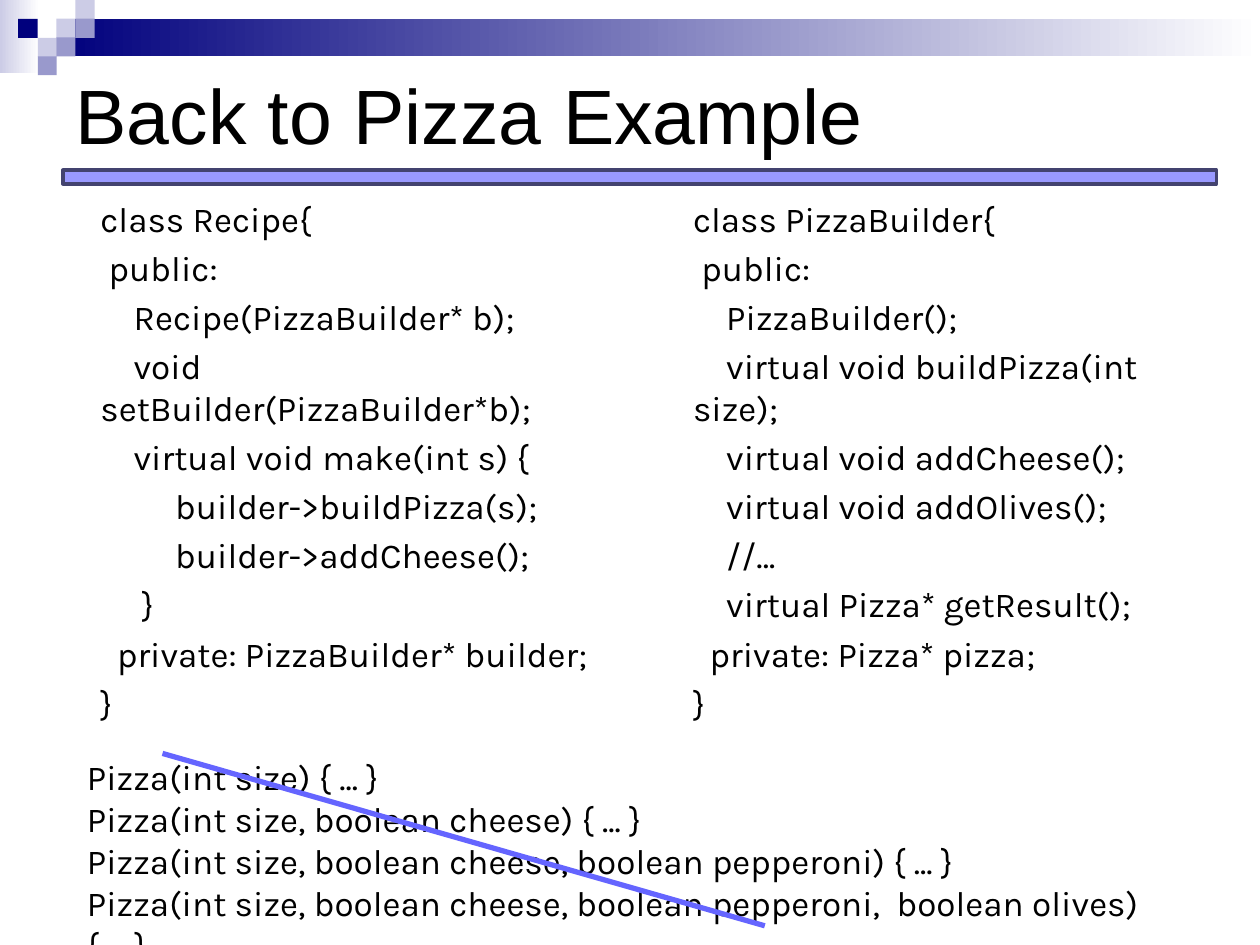
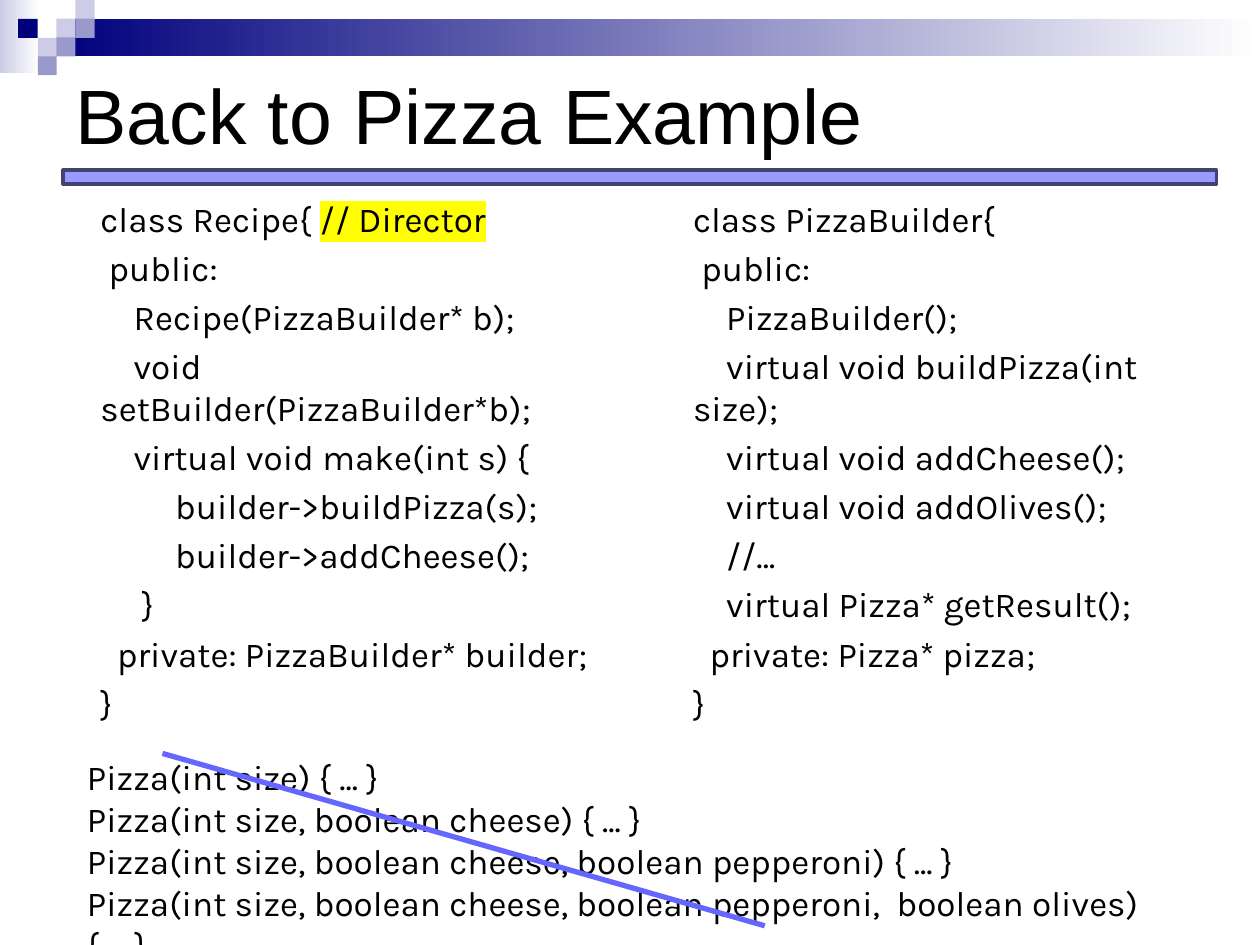
Before and after one commit to JCEleanor/CSCI-598-notes, a slide deck: slide 14 of lecture-slides/creationalpatterns_builder.pptx. Drawn at 1260x945 pixels with LibreOffice and Linux fonts; fonts in the diff are those of the drawing. Boxes give left, top, right and bottom in pixels: in the first picture for what was removed or moved away, otherwise in the second. Text is boxed around its words. In the diff, an @@ line names an element or a change of style, - is before the commit and + after.

```diff
--- a/lecture-slides/creationalpatterns_builder.pptx
+++ b/lecture-slides/creationalpatterns_builder.pptx
@@ text at [100,206,485,241]: text changed @@
-class Recipe{
+class Recipe{ // Director
```
Also in this commit, not shown: 1 other slide changed, 33 other files.
